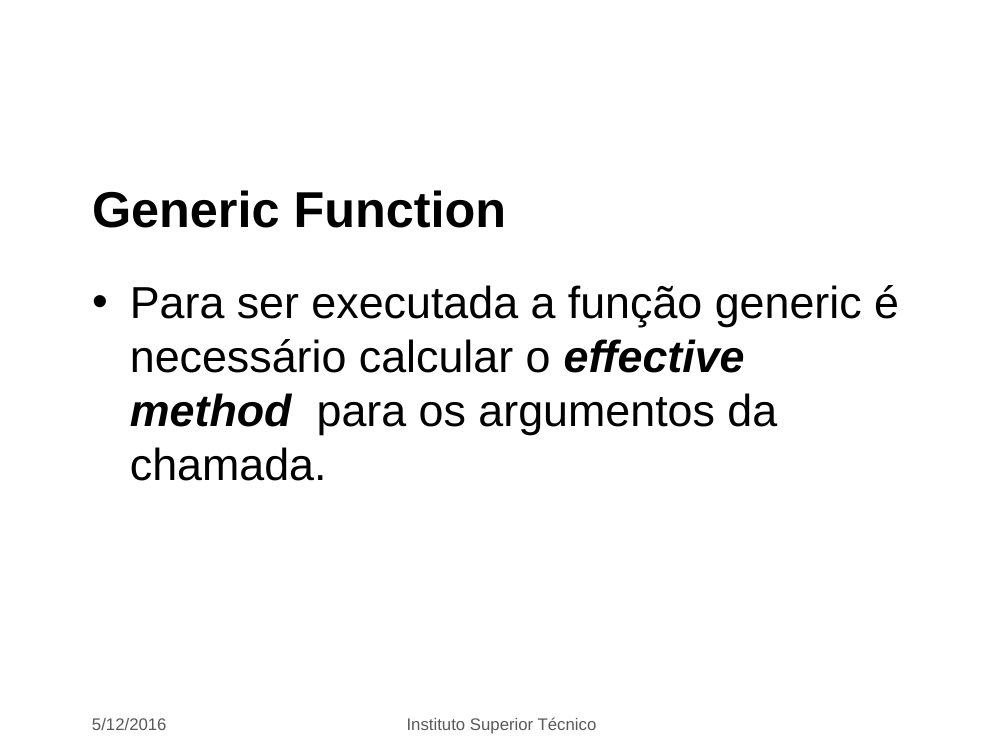
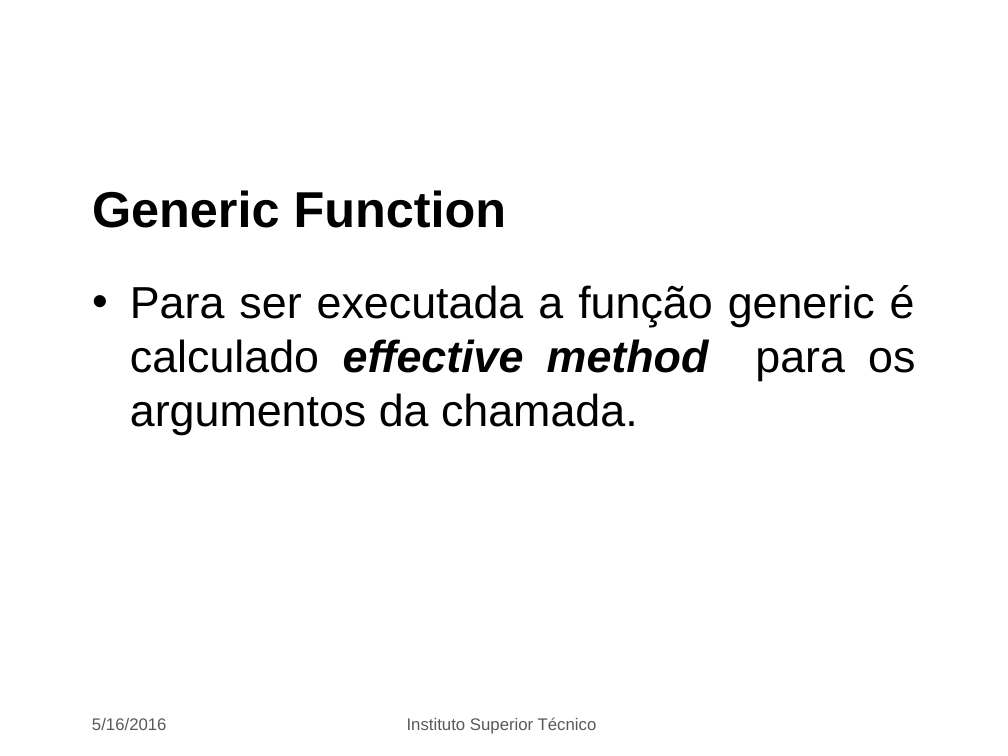
Before and after one commit to GAC27/PAva, a slide deck: slide 11 of p2.pptx. Drawn at 1008x756 pixels with LibreOffice and Linux fonts; fonts in the diff are those of the drawing; background and template pictures are left out. Boxes give left, top, right and bottom in pixels: in the first picture for what was removed or moved away, otherwise in the second. Text is boxed around its words. In the diff, an @@ line names an element or a change of style, - is before the commit and + after.

```diff
--- a/p2.pptx
+++ b/p2.pptx
@@ text at box(130, 285, 915, 435): text changed @@
-• Para ser executada a função generic é necessário calcular o effective method para os argumentos da chamada.
+• Para ser executada a função generic é calculado effective method para os argumentos da chamada.
@@ text at box(92, 718, 167, 730): text changed @@
-5/12/2016
+5/16/2016
```
Also in this commit, not shown: 16 other slides changed, 3 other files.
